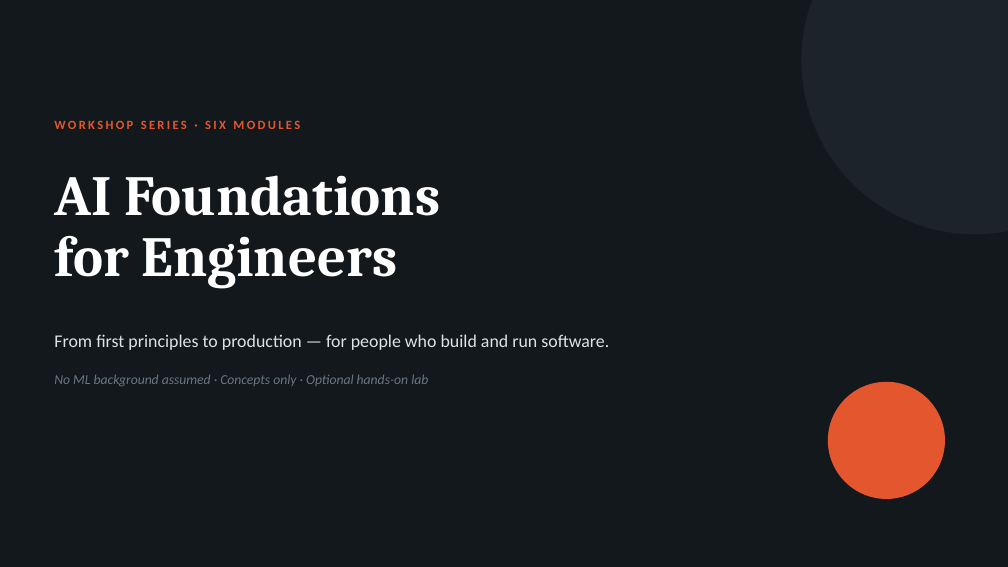
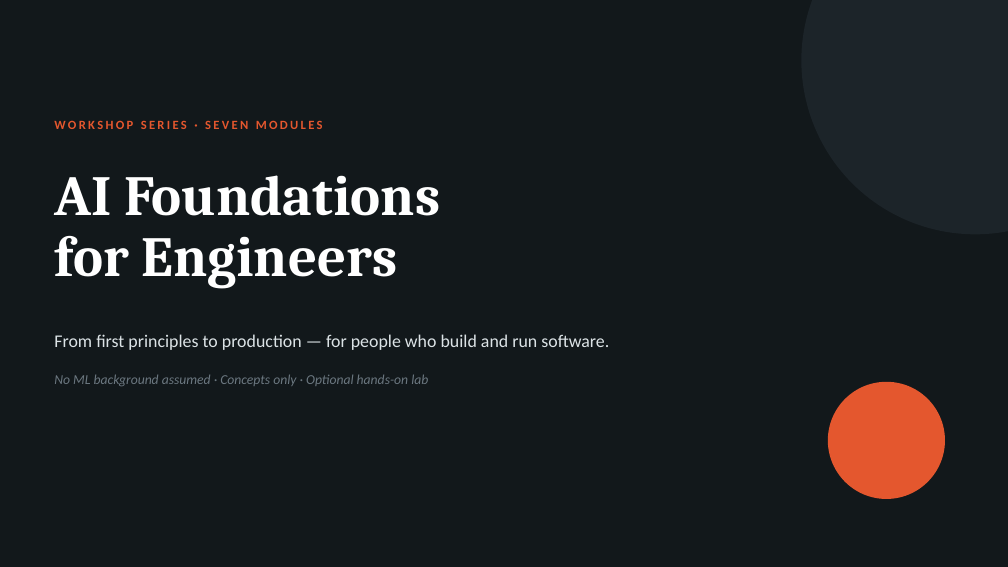
Before and after one commit to RickZee/ai-workshop, a slide deck: slide 1 of presentation/ai-foundations-for-engineers.pptx. Drawn at 1008x567 pixels with LibreOffice and Linux fonts; fonts in the diff are those of the drawing. Boxes give left, top, right and bottom in pixels: in the first picture for what was removed or moved away, otherwise in the second. Text is boxed around its words. In the diff, an @@ line names an element or a change of style, - is before the commit and + after.

```diff
--- a/presentation/ai-foundations-for-engineers.pptx
+++ b/presentation/ai-foundations-for-engineers.pptx
@@ text at [54, 120, 323, 129]: text changed @@
-WORKSHOP SERIES · SIX MODULES
+WORKSHOP SERIES · SEVEN MODULES
```
Also in this commit, not shown: 4 other slides changed, 15 slides added, 4 other files.
